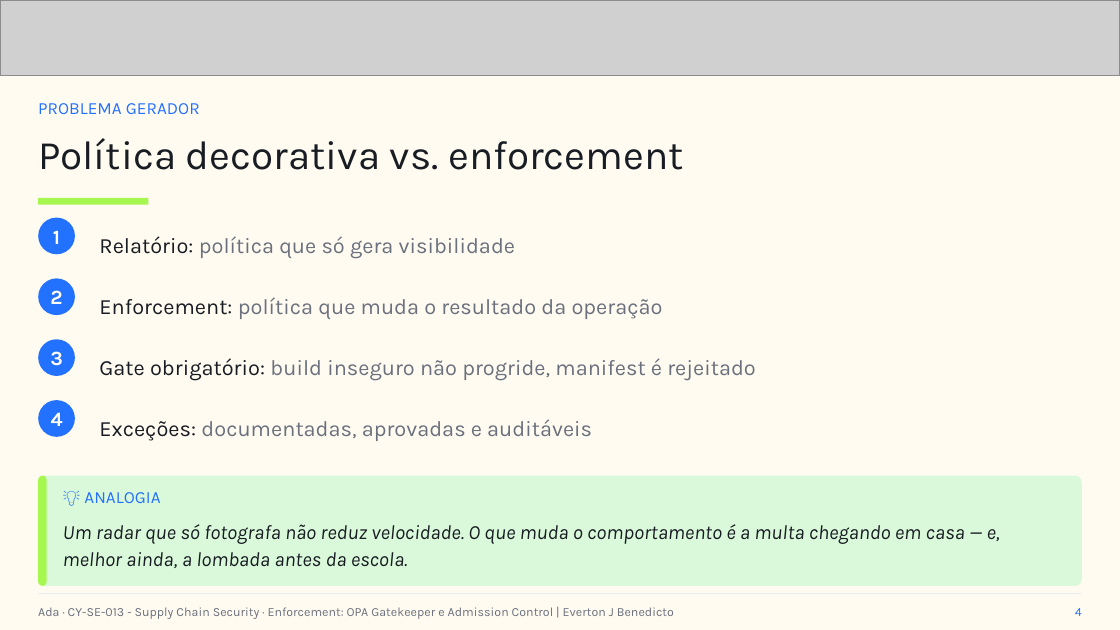
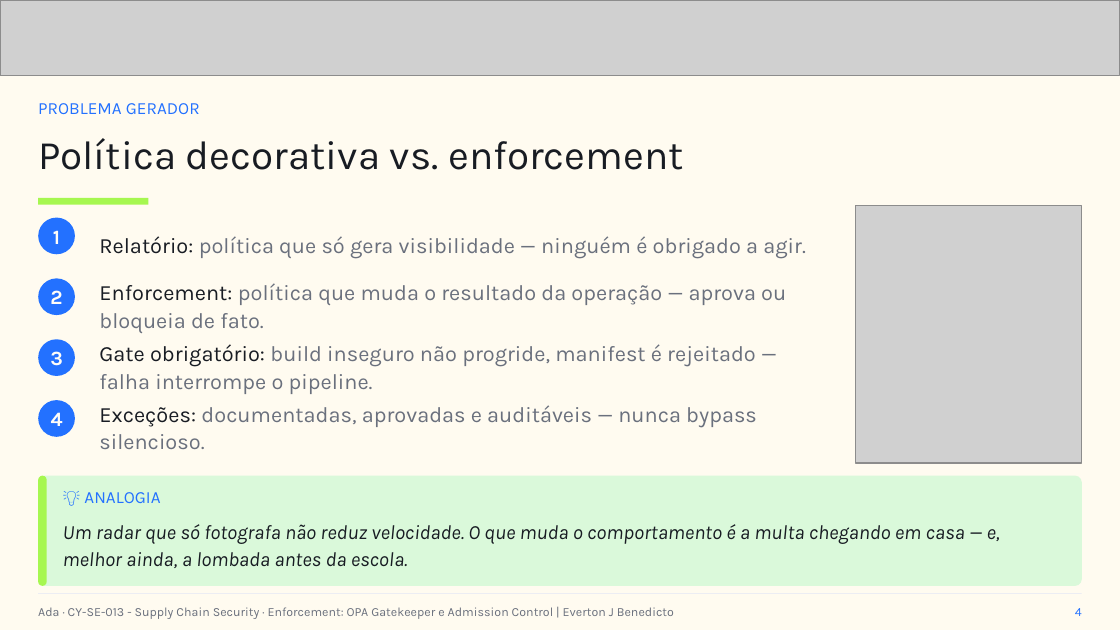
Before and after one commit to everton-dev/AdaTech.Aulas, a slide deck: slide 4 of CY-SE-013 - Supply Chain Security/slides/Aula_03_Enforcement_OPA_Gatekeeper_e_Admission_Control.pptx. Drawn at 1120x630 pixels with LibreOffice and Linux fonts; fonts in the diff are those of the drawing; grey boxes stand for pictures. Boxes give left, top, right and bottom in pixels: in the first picture for what was removed or moved away, otherwise in the second. Text is boxed around its words. In the diff, an @@ line names an element or a change of style, - is before the commit and + after.

```diff
--- a/CY-SE-013 - Supply Chain Security/slides/Aula_03_Enforcement_OPA_Gatekeeper_e_Admission_Control.pptx
+++ b/CY-SE-013 - Supply Chain Security/slides/Aula_03_Enforcement_OPA_Gatekeeper_e_Admission_Control.pptx
@@ picture added at (856, 206, 1082, 464) @@
@@ text at (99, 236, 806, 259): text changed @@
-Relatório: política que só gera visibilidade
+Relatório: política que só gera visibilidade — ninguém é obrigado a agir.
@@ text at (99, 283, 786, 333): text changed @@
-Enforcement: política que muda o resultado da operação
+Enforcement: política que muda o resultado da operação — aprova ou bloqueia de fato.
@@ text at (99, 344, 756, 394): text changed @@
-Gate obrigatório: build inseguro não progride, manifest é rejeitado
+Gate obrigatório: build inseguro não progride, manifest é rejeitado — falha interrompe o pipeline.
@@ text at (99, 405, 757, 449): text changed @@
-Exceções: documentadas, aprovadas e auditáveis
+Exceções: documentadas, aprovadas e auditáveis — nunca bypass silencioso.
```
Also in this commit, not shown: 6 other slides changed, 10 other files.
